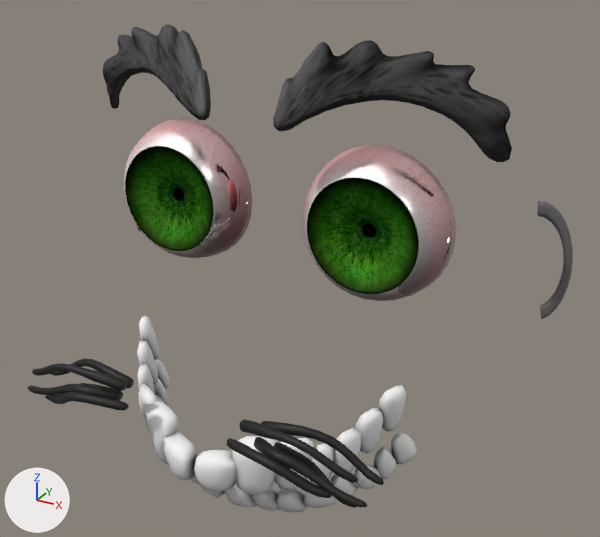
Before and after pictures for a commit that changed the glTF model models/creepy_cat/creepy_cat.gltf.
Both versions are drawn from a 50 mm lens placed at (155.0, -248.0, 153.0), pointed at (14.0, 8.0, 26.0). Arrows for +X, +Y and +Z are at lower left; the lights stay in place. Where no turn or scale is listed for an object, it has been applied to the vertices.

In view in the first picture: 'Group10022.001_defaultMat.002_0', 'Group44309_defaultMat_0', 'Group50397_defaultMat.003_0', 'Group62066_defaultMat.006_0', 'eyes__0'.
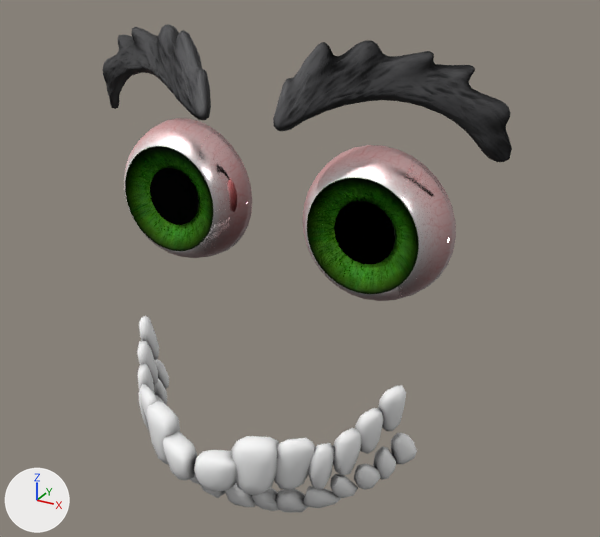
What differs and where, as boxes [x1, y1, x2, y2] in the pictures (600 x 537 px):
'Group50397_defaultMat.003_0', deleted (black)
    before: [27, 358, 384, 508]
'Cylinder__0', added
    after: [150, 168, 396, 264]
'Group62066_defaultMat.006_0', deleted
    before: [136, 201, 573, 319]

Edits to the bpy script that builds the scene:
```text
Add me_cylinder__0:
    me_cylinder__0.from_pydata(...)  # a 20-sided cylinder along y spanning x 29.8..53.5, y -2.9..-2.2, z -14.0..9.7; a 20-sided cylinder along y spanning x -53.5..-29.8, y -2.9..-2.2, z -14.0..9.7
    me_cylinder__0.materials.append(mat_rootnode)
Remove ob_group50397_defaultmat_003_0:
    ob_group50397_defaultmat_003_0 = bpy.data.objects.new('Group50397_defaultMat.003_0', me_group50397_defaultmat_003_0)
    ob_group50397_defaultmat_003_0.location = (0.0, 65.3, 11.8)
Remove ob_group62066_defaultmat_006_0:
    ob_group62066_defaultmat_006_0 = bpy.data.objects.new('Group62066_defaultMat.006_0', me_group62066_defaultmat_006_0)
    ob_group62066_defaultmat_006_0.location = (0.0, 65.3, 11.8)
Add ob_cylinder__0:
    ob_cylinder__0 = bpy.data.objects.new('Cylinder__0', me_cylinder__0)
    ob_cylinder__0.location = (0.0, 7.6, 48.5)
```
